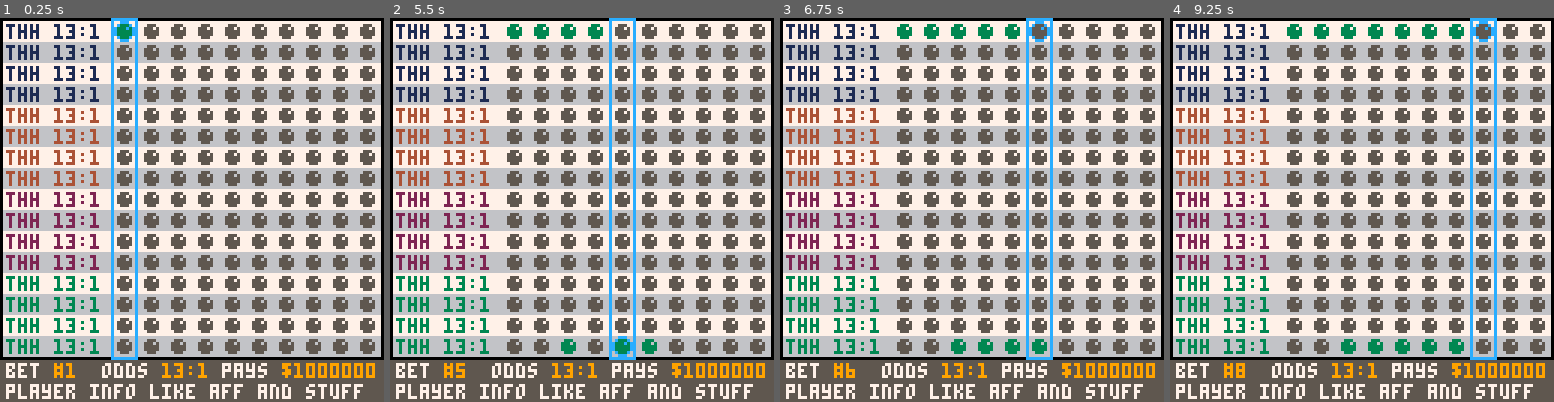
Above: before the commit, frames 1-4 (left to right).
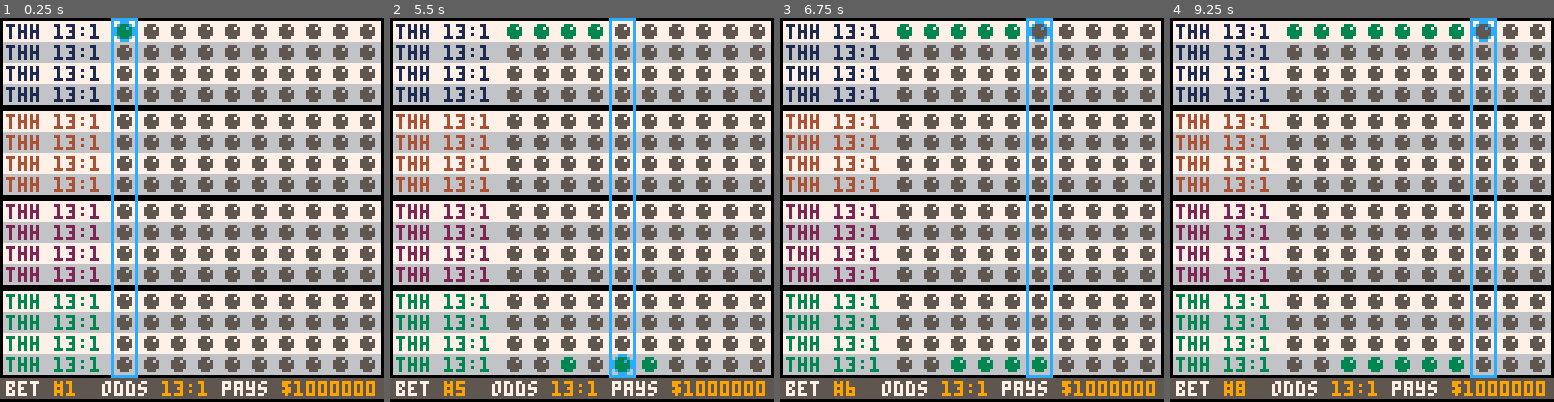
Above: after the commit, the same moments.

Repository: suspicious-smoke/club-bets-pico8
Game: PICO-8 cartridge club-bets.p8
Same seed, same stepped clock (60 frames per second), same inputs: the game is played once before the commit and once after it.
Inputs:
- Up to frame 1 (0.25 s): no input
- Up to frame 2 (5.5 s): tap X (X key) at 0.33, 1.07, 1.85, 2.97, 4.08, 5.2 s; tap O (Z key) at 0.7, 1.7, 2.1, 2.5, 2.9, 3.3, 3.7, 4.1, 4.5, 4.9, 5.3 s; hold Right 1.6-2.1 s; hold Up 2.15-2.42 s; hold Right 2.47-3.03 s; hold Left 3.08-3.58 s; hold Down 3.63-3.97 s; hold Right 4.02-4.68 s; hold Up 4.73-5.03 s; hold Left from 5.08 s (still down)
- Up to frame 3 (6.75 s): release Left at 5.68 s; tap O (Z key) at 5.7, 6.1, 6.5 s; hold Down 5.73-6.03 s; hold Right 6.08-6.58 s; tap X (X key) at 6.32 s; hold Right from 6.63 s (still down)
- Up to frame 4 (9.25 s): tap O (Z key) every 0.4 s from 6.9 to 8.9 s; release Right at 7.13 s; hold Up 7.18-7.45 s; tap X (X key) at 7.43, 8.55 s; hold Right 7.5-8.07 s; hold Left 8.12-8.62 s; hold Down 8.67-9 s; hold Right from 9.05 s (still down)

The runs differ from the first frame. In frame 1, 46% of the frame differs, in the area x 0-100%, y 22-100%; in frame 2, 47%; in frame 3, 47%; in frame 4, 47%.

Commit message:
widen grids again

Diff:
--- a/club-bets.p8
+++ b/club-bets.p8
@@ -105,6 +105,8 @@
 	elseif btnp(🅾️) then
 		toggle_bet()
 	elseif btnp(❎) then
+		--open up window to see
+		--more info or switch menus
 	end
 end
 
@@ -132,8 +134,8 @@
 	for i=1,4 do--arena
 		for j=1,4 do--player
 			--background rows
-			rrectfill(1,j*7+(i-1)*28-6,126,7,0,6+j%2)
-			print("thh 13:1",2,j*7+(i-1)*28-5,gc[i])
+			rrectfill(1,j*7+(i-1)*30-6,126,7,0,6+j%2)
+			print("thh 13:1",2,j*7+(i-1)*30-5,gc[i])
 			for k=1,10 do
 				bet_clr=5
 				local p_bet=(i-1)*4+j
@@ -141,20 +143,19 @@
 					bet_clr=3
 				end
 				if bet_sel==k and player_sel==p_bet then
-					print("\f7\^oc5a●",29+k*9,j*7+(i-1)*28-5)
+					print("\f7\^oc5a●",29+k*9,j*7+(i-1)*30-5)
 				end
-				print("●",29+k*9,j*7+(i-1)*28-5,bet_clr)
+				print("●",29+k*9,j*7+(i-1)*30-5,bet_clr)
 			end
 		end
 	end
 	--bet selector
-	rrect(28+bet_sel*9,0,9,114,0,12)
+	rrect(28+bet_sel*9,0,9,120,0,12)
 	--info area
-	rrectfill(0,114,128,14,0,5)
-	print("bet \f9#"..bet_sel,2,115,7)
-	print("odds \f913:1",34,115,7)
-	print("pays \f9$1000000",74,115,7)
-	print("player info like aff and stuff",2,122,7)
+	rrectfill(0,120,128,7,0,5)
+	print("bet \f9#"..bet_sel,2,121,7)
+	print("odds \f913:1",34,121,7)
+	print("pays \f9$1000000",74,121,7)
 end
 -->8
 --calculations
